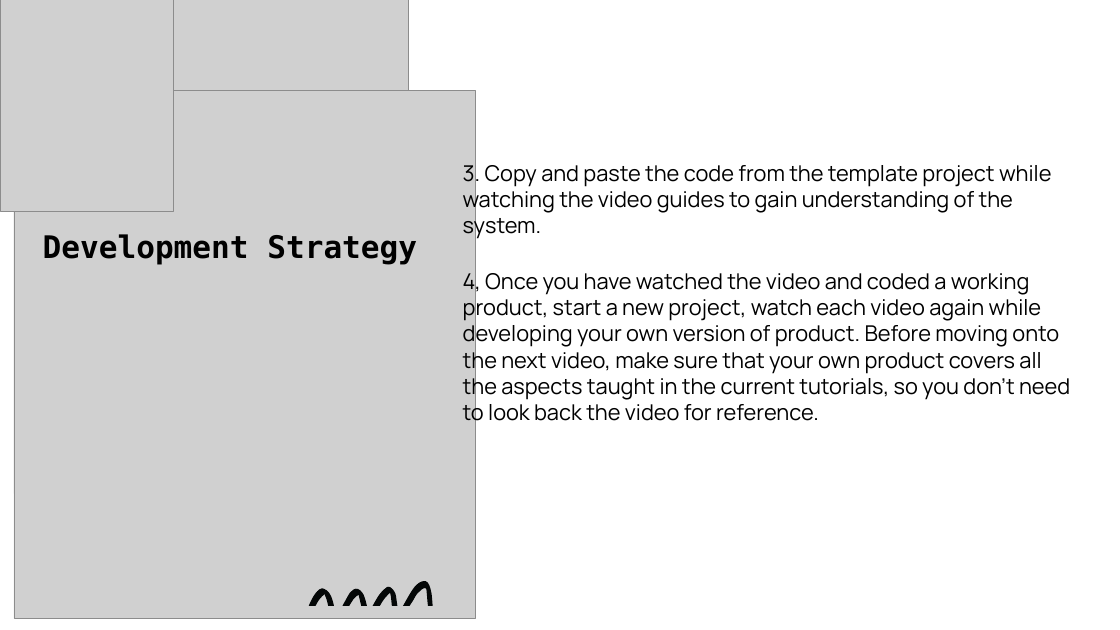
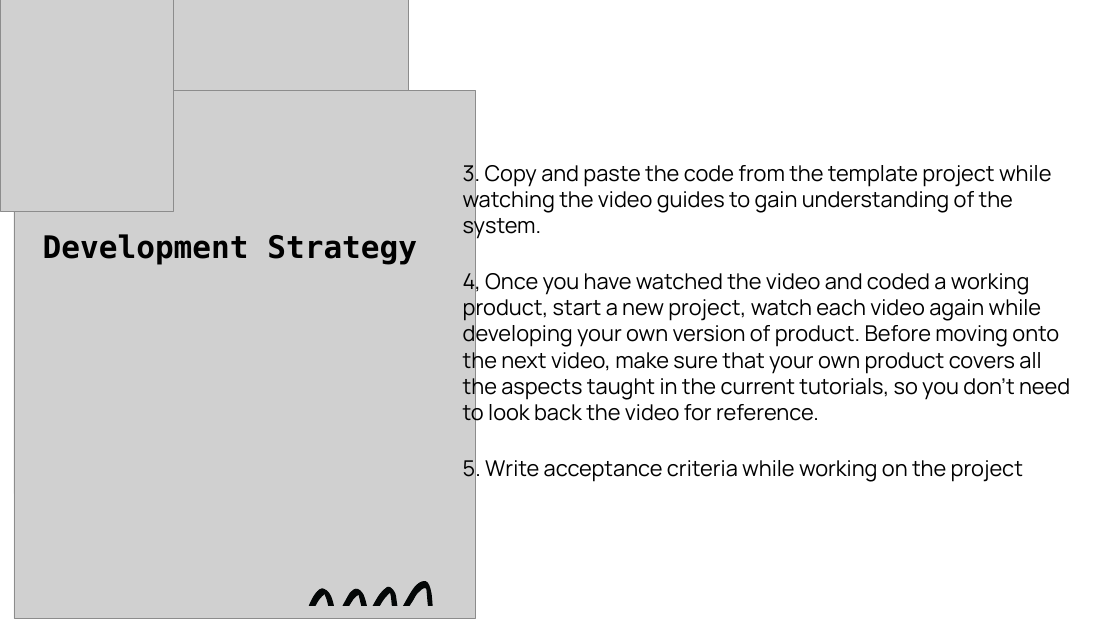
Before and after one commit to andrewwu531/final_year_dissertation, a slide deck: slide 8 of Documentations/Supervisor Meeting PowerPoints/8._Supervisor_Meeting_8Jan21.pptx (slide 7 before the commit). Drawn at 1120x630 pixels with LibreOffice and Linux fonts; fonts in the diff are those of the drawing; grey boxes stand for pictures. Boxes give left, top, right and bottom in pixels: in the first picture for what was removed or moved away, otherwise in the second. Text is boxed around its words. In the diff, an @@ line names an element or a change of style, - is before the commit and + after.

```diff
--- a/Documentations/Supervisor Meeting PowerPoints/8._Supervisor_Meeting_8Jan21.pptx
+++ b/Documentations/Supervisor Meeting PowerPoints/8._Supervisor_Meeting_8Jan21.pptx
@@ text at (463, 456, 1023, 482): paragraph added @@
+5. Write acceptance criteria while working on the project
```
Also in this commit, not shown: 3 other slides changed, 2 slides added, 1 slide removed, 39 other files.
